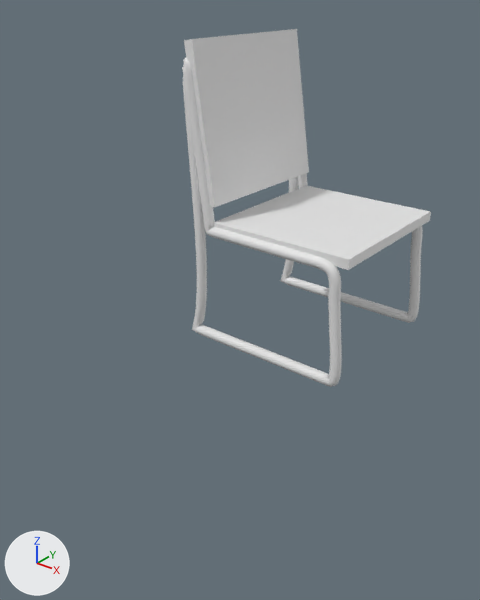
The Blender file Assets/Self Made Assets/Prefabs/Furniture/Chair - No Join.blend: old version first, new version second.
Rendered twice from a camera (50 mm lens) standing at (17.0, -22.7, 22.8) and looking at (-4.7, 4.4, 6.0). The axes (+X, +Y, +Z) are drawn at lower left. The lights are the same throughout.

The first picture shows 'BezierCurve', 'BezierCurve.001', 'Cube', 'Cube.001'.
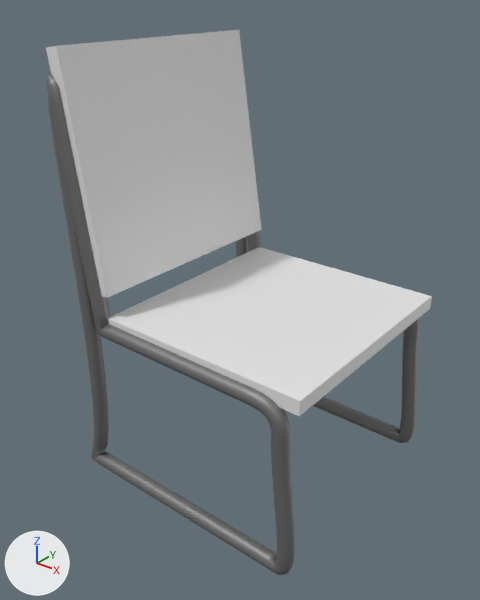
The change, as JSON lines over the scene's bpy script:
```json
{"op": "add", "block": "mat_material_004", "code": ["mat_material_004 = principled_material('Material.004')", "mat_material_004.base_color = (0.209, 0.209, 0.209)  # grey #7e7e7e", "mat_material_004.metallic = 0.5"]}
{"op": "add", "block": "mat_material_003", "code": ["mat_material_003 = bpy.data.materials.new('Material.003')", "# nodes: BsdfPrincipled, OutputMaterial, RGB", "# colours: grey #7e7e7e"]}
{"op": "add", "block": "cu_beziercurve", "code": "cu_beziercurve.materials.append(mat_material_003)"}
{"op": "add", "block": "cu_beziercurve_003", "code": "cu_beziercurve_003.materials.append(mat_material_004)  # grey #7e7e7e"}
{"op": "set", "path": "ob_beziercurve.location", "old": "(23.49, -0.83, 19.0)", "new": "(30.16, -15.87, 19.99)"}
{"op": "set", "path": "ob_beziercurve_001.location", "old": "(23.49, 10.5, 19.0)", "new": "(30.16, -4.53, 19.99)"}
{"op": "set", "path": "ob_cube.location", "old": "(-5.8, 15.17, 7.58)", "new": "(0.87, 0.13, 8.57)"}
{"op": "set", "path": "ob_cube_001.location", "old": "(-11.94, 15.09, 14.16)", "new": "(-5.27, 0.05, 15.15)"}
```

Pixel boxes [x1, y1, x2, y2] of what changed, in the pictures (480 x 600 px):
```json
{"object": "Cube.001", "change": "moved", "before": [184, 29, 309, 207], "after": [46, 30, 262, 298]}
{"object": "Cube", "change": "moved", "before": [214, 186, 431, 270], "after": [108, 247, 432, 416]}
{"object": "BezierCurve", "change": "reshaped, moved", "before": [182, 57, 342, 387], "after": [46, 74, 295, 575], "on screen": "55% wider, 52% taller"}
{"object": "BezierCurve.001", "change": "reshaped, moved", "before": [280, 173, 423, 323], "after": [235, 231, 420, 443], "on screen": "29% wider, 41% taller"}
```
